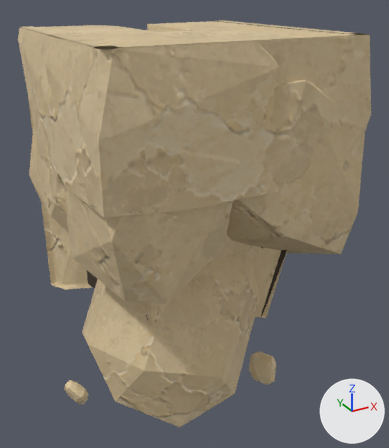
A saved change to the glTF model assets/custom/models/ground_modules/ground_bottom_end_08.glb.
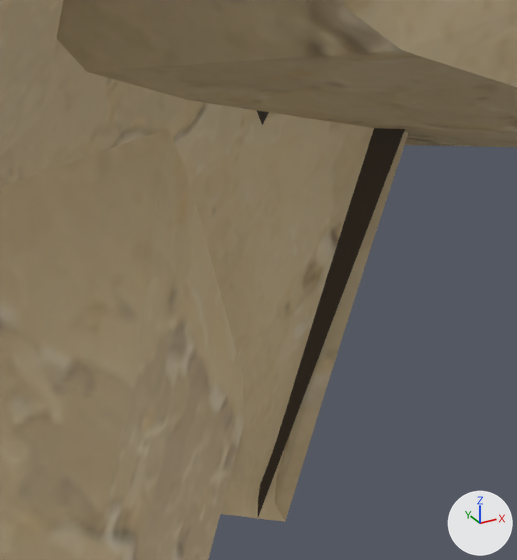
The first picture shows the older version from a camera (50 mm lens) standing at (-0.52, -1.47, 1.06) and looking at (0.56, 0.5, 0.08). The close-ups show the older and then the newer version on the part from 56% to 79% of the width and 51% to 73% of the height of that picture. Only the edits that show in the close-ups are written down. The axes (+X, +Y, +Z) are drawn at lower right. The lights are the same throughout.

Before the edit, the objects in view are built like this:
```python
mat_groundmodulerecess = principled_material('GroundModuleRecess')
mat_groundmodulerecess.base_color = (0.06, 0.045, 0.032)  # brown #453c32
mat_groundmodulerecess.roughness = 0.95
me_groundbottomend08_bodyshouldermesh = bpy.data.meshes.new('GroundBottomEnd08_BodyShoulderMesh')
me_groundbottomend08_bodyshouldermesh.from_pydata(...)  # 1255 vertices, 2223 faces; spans x -0.04..1.04, y -0.04..1.0, z -0.97..0.91
me_groundbottomend08_bodyshouldermesh.materials.append(mat_sandstone_plate_1_007)
me_groundbottomend08_bodyshouldermesh.materials.append(mat_sandstone_plate_2_007)
me_groundbottomend08_bodyshouldermesh.materials.append(mat_sandstone_plate_3_007)
me_groundbottomend08_bodyshouldermesh.materials.append(mat_sandstone_plate_4_007)
me_groundbottomend08_bodyshouldermesh.materials.append(mat_sandstone_plate_5_007)
me_groundbottomend08_bodyshouldermesh.materials.append(mat_sandstone_plate_6_007)
me_groundbottomend08_bodyshouldermesh.materials.append(mat_sandstone_plate_11_007)
me_groundbottomend08_bodyshouldermesh.materials.append(mat_sandstone_plate_12_007)
me_groundbottomend08_bodyshouldermesh.materials.append(mat_sandstone_plate_13_007)
me_groundbottomend08_bodyshouldermesh.materials.append(mat_sandstone_plate_14_004)
me_groundbottomend08_bodyshouldermesh.materials.append(mat_sandstone_plate_15_003)
me_groundbottomend08_bodyshouldermesh.materials.append(mat_groundmodulerecess)  # brown #453c32
ob_groundbottomend08_body = bpy.data.objects.new('GroundBottomEnd08_Body', me_groundbottomend08_bodyshouldermesh)
ob_groundbottomend08_body.location = (0.0, 0.0, 0.0)
```
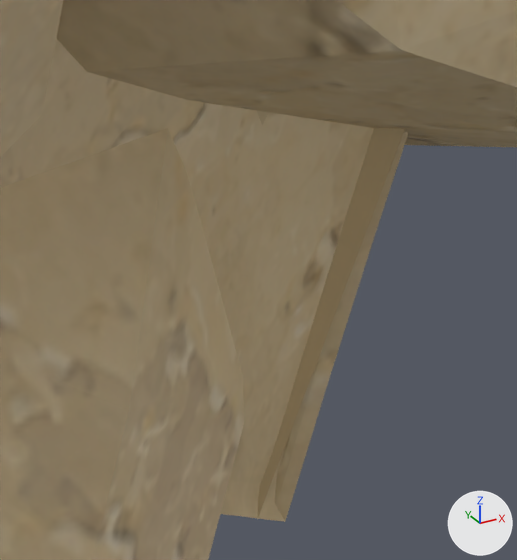
Pixel boxes (x1, y1, x2, y2) of what changed, in the close-ups (517 x 560 px):
'GroundBottomEnd08_Body', recoloured
    both: (254, 108, 408, 519)

The change, as a list of edits to the scene's bpy script:
```text
Change mat_groundmodulerecess:
    mat_groundmodulerecess.base_color: (0.06, 0.045, 0.032) -> (0.61, 0.48, 0.28)  # brown #453c32 -> beige #cdb890
```
